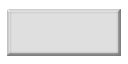
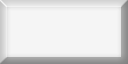
Layers edited between the first and the second 128 x 64 image:
painted on "图层 0" over [0, 0, 128, 64]
